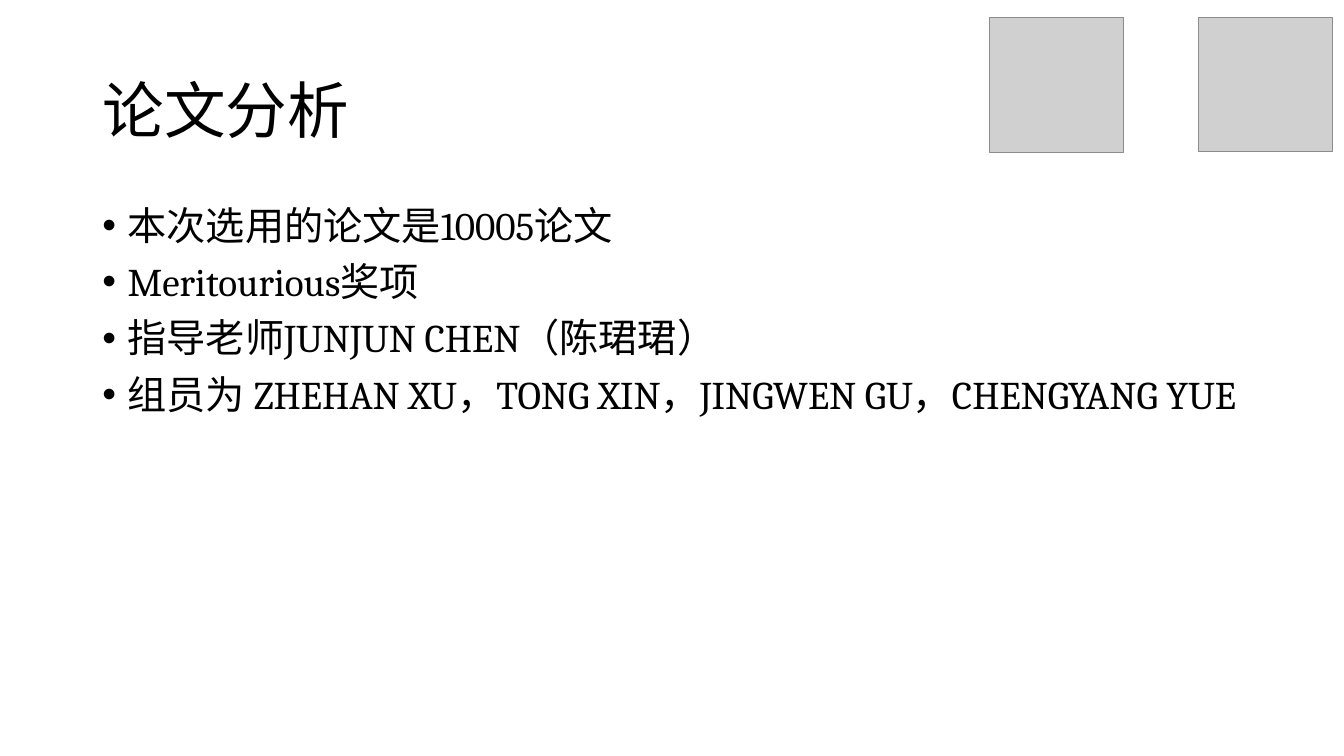
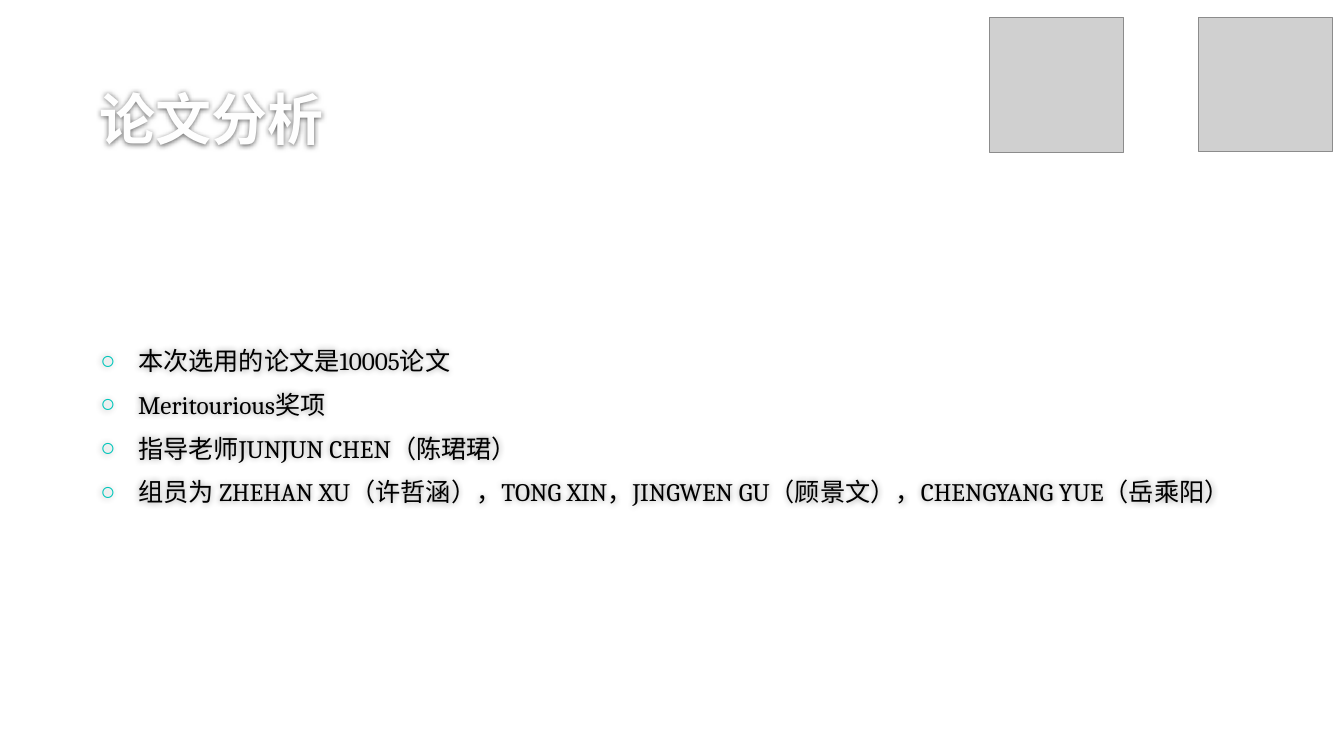
Before and after one commit to stOOrz-Science-Mind/2019_HiMCM_A_10006, a slide deck: slide 5 of 10005.pptx. Drawn at 1344x756 pixels with LibreOffice and Linux fonts; fonts in the diff are those of the drawing; grey boxes stand for pictures; background and template pictures are left out. Boxes give left, top, right and bottom in pixels: in the first picture for what was removed or moved away, otherwise in the second. Text is boxed around its words. In the diff, an @@ line names an element or a change of style, - is before the commit and + after.

```diff
--- a/10005.pptx
+++ b/10005.pptx
@@ title "论文分析": place and size @@
-title "论文分析" at bbox=[102, 81, 348, 138]
+title "论文分析" at bbox=[99, 92, 323, 148]
@@ title "论文分析" at bbox=[99, 92, 323, 148]: size 44 to 40 pt, text colour #000000 to #FEFEFE, bold on; line spacing 0.9 to 1; vertical alignment middle to bottom @@
@@ text "本次选用的论文是10005论文": place and size @@
-text "本次选用的论文是10005论文" at bbox=[128, 207, 1236, 417]
+text "本次选用的论文是10005论文" at bbox=[138, 349, 1230, 506]
@@ text "本次选用的论文是10005论文" at bbox=[138, 349, 1230, 506]: vertical alignment top to middle @@
@@ text at bbox=[138, 349, 517, 463]: size 28 to 18 pt in "本次选用的论文是10005论文", "Meritourious奖项", "指导老师JUNJUN CHEN（陈珺珺）"; bullet • to ○; line spacing 0.9 to 1 @@
@@ text at bbox=[138, 479, 1230, 506]: text changed; size 28 to 18 pt @@
-• 组员为 ZHEHAN XU，TONG XIN，JINGWEN GU，CHENGYANG YUE
+○ 组员为 ZHEHAN XU（许哲涵），TONG XIN，JINGWEN GU（顾景文），CHENGYANG YUE（岳乘阳）
```
Also in this commit, not shown: 43 other slides changed, 1 slide added.
